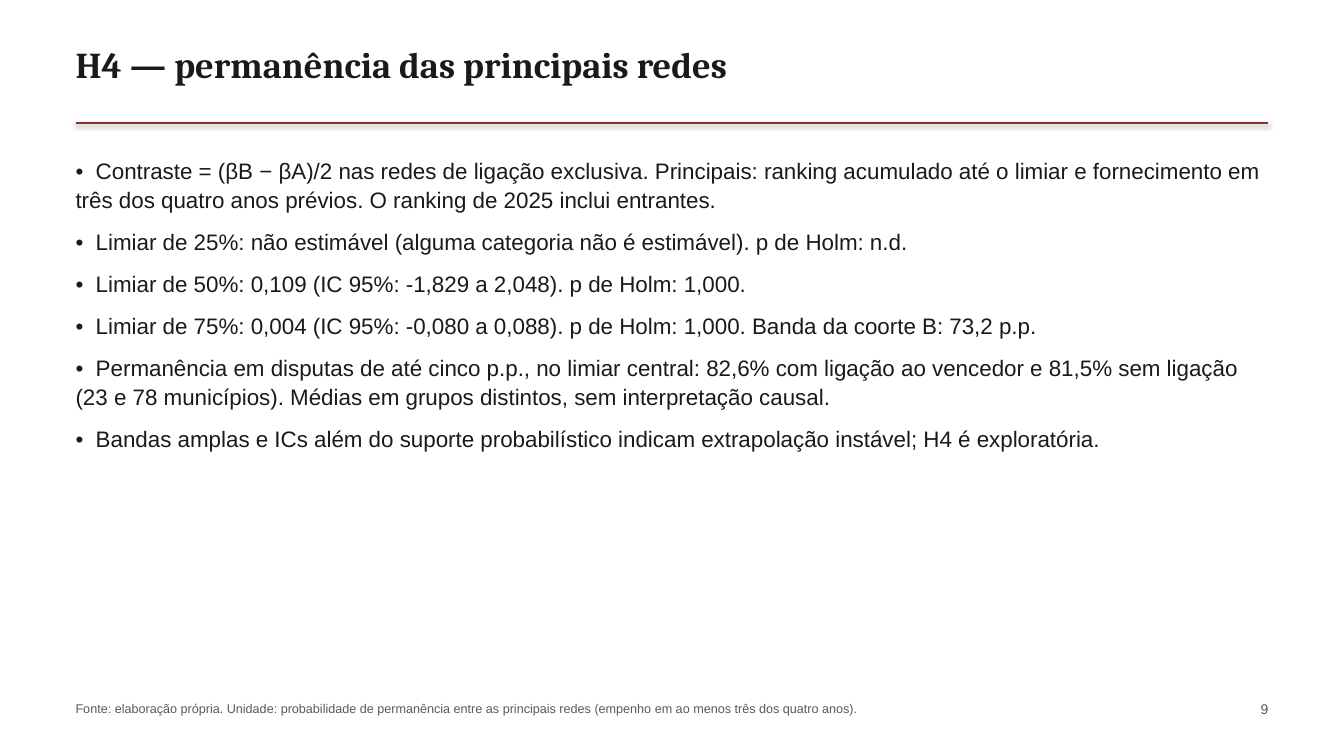
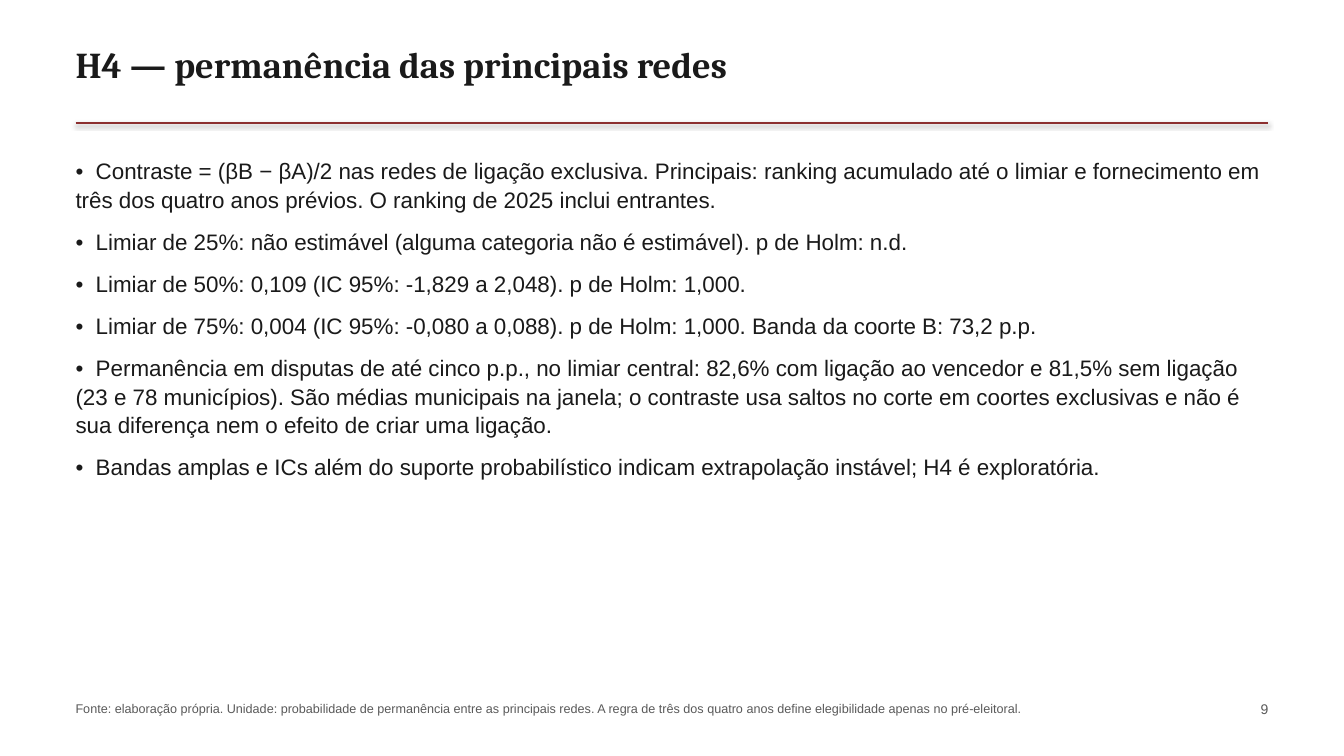
Before and after one commit to rafaelt0/redes-economicas-e-sociais-2, a slide deck: slide 9 of output/deck.pptx. Drawn at 1344x756 pixels with LibreOffice and Linux fonts; fonts in the diff are those of the drawing. Boxes give left, top, right and bottom in pixels: in the first picture for what was removed or moved away, otherwise in the second. Text is boxed around its words. In the diff, an @@ line names an element or a change of style, - is before the commit and + after.

Commit message:
docs: alinhar a entrega às auditorias e aos pareceres finais

```diff
--- a/output/deck.pptx
+++ b/output/deck.pptx
@@ text at box(76, 359, 1239, 438): text changed @@
-• Permanência em disputas de até cinco p.p., no limiar central: 82,6% com ligação ao vencedor e 81,5% sem ligação (23 e 78 municípios). Médias em grupos distintos, sem interpretação causal.
+• Permanência em disputas de até cinco p.p., no limiar central: 82,6% com ligação ao vencedor e 81,5% sem ligação (23 e 78 municípios). São médias municipais na janela; o contraste usa saltos no corte em coortes exclusivas e não é sua diferença nem o efeito de criar uma ligação.
@@ text at box(76, 703, 1021, 716): text changed @@
-Fonte: elaboração própria. Unidade: probabilidade de permanência entre as principais redes (empenho em ao menos três dos quatro anos).
+Fonte: elaboração própria. Unidade: probabilidade de permanência entre as principais redes. A regra de três dos quatro anos define elegibilidade apenas no pré-eleitoral.
```
Also in this commit, not shown: 9 other slides changed, 13 other files.
